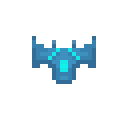
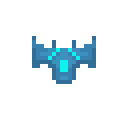
The second w=128, h=128 image is a revision of the first. Changes to its layers:
removed layer "Layer 5" over [48, 40, 80, 72]
painted on "Layer 6" over [48, 40, 80, 72]
